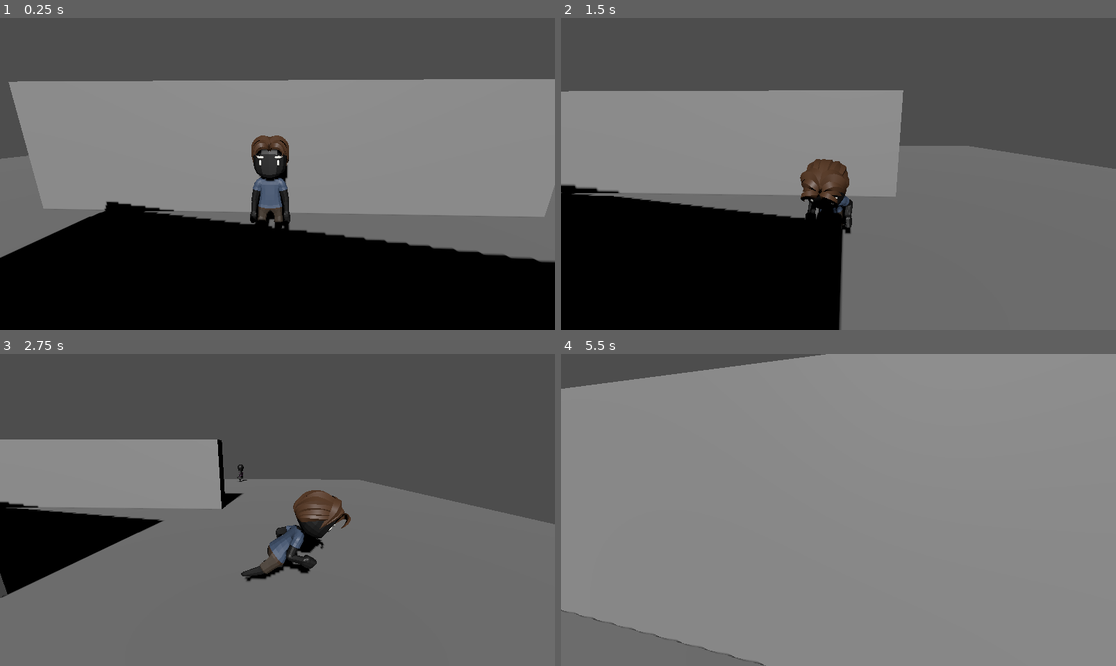
Above: before the commit, frames 1-4 (two rows, left to right).
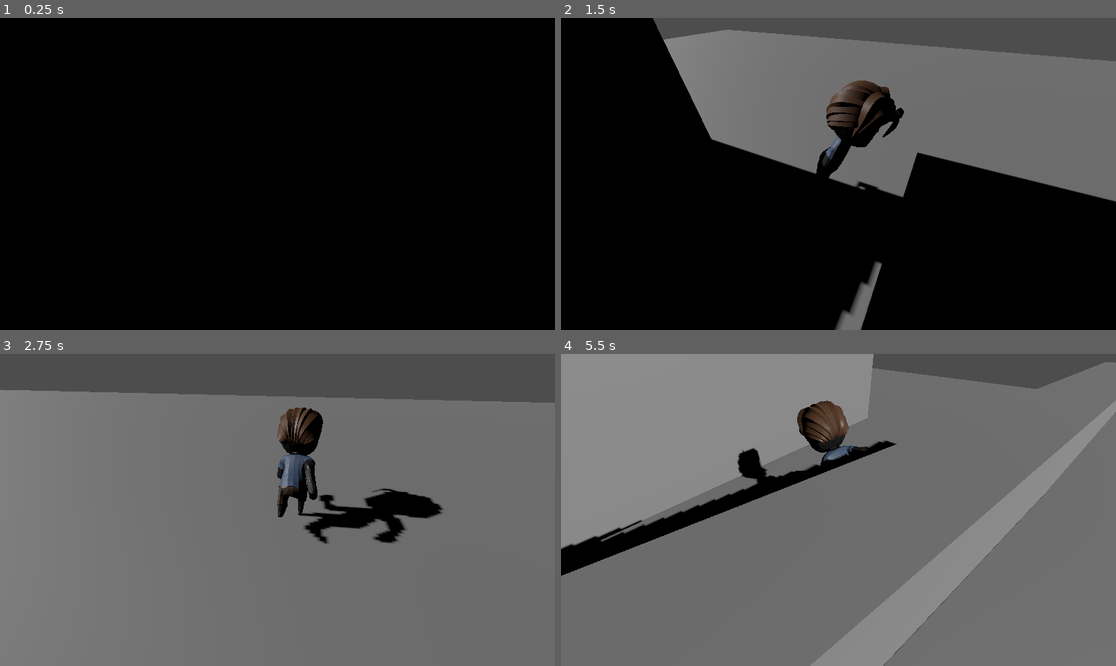
Above: after the commit, the same moments.

Repository: gregglrnt/catacombes
Game: Godot game, scene res://main.tscn
The game is run twice, just before and just after one commit, with the same random seed, the same clock (stepped at 60 frames per second) and the same inputs.
Inputs (mouse positions are in pixels of both pictures, inside the frame that each line leads up to):
- Up to frame 1 (0.25 s): no input
- Up to frame 2 (1.5 s): tap Enter (ui_accept) at 0.5, 0.6, 1.35 s; move the mouse to (960, 158) at 0.52 s; hold Right (move_right) 0.53-1.28 s; tap Space (jump) at 0.77 s; move the mouse to (727, 189) at 1.27 s; hold Down (move_back) from 1.28 s (still down)
- Up to frame 3 (2.75 s): tap Space (jump) at 1.52 s; move the mouse to (333, 441) at 2.02 s; release Down (move_back) at 2.03 s; hold Right (move_right) from 2.03 s (still down); tap Enter (ui_accept) at 2.1 s
- Up to frame 4 (5.5 s): move the mouse to (810, 572) at 2.77 s; release Right (move_right) at 2.78 s; hold Up (move_forward) 2.78-3.53 s; tap Enter (ui_accept) every 0.75 s from 2.85 to 5.1 s; tap Space (jump) at 3.02, 3.77, 4.52 s; move the mouse to (1005, 556) at 3.52 s; hold Left (move_left) 3.53-5.03 s; move the mouse to (672, 463) at 4.27 s; move the mouse to (866, 510) at 5.02 s; hold Down (move_back) from 5.03 s (still down)

The runs differ from the first frame. In frame 1, 69% of the frame differs, in the area x 0-100%, y 0-79%; in frame 2, 67%; in frame 3, 36%; in frame 4, 66%.

Commit message:
Commit de la première salle

Diff:
--- /dev/null
+++ b/CharacterBody3D.gd
@@ -0,0 +1,60 @@
+extends CharacterBody3D
+
+
+@export var  SPEED = 5.0
+const JUMP_VELOCITY = 4.5
+@export var sensivity = 0.3
+var fov = false
+var lerp_speed= 1
+
+
+func _ready():
+	Input.set_mouse_mode(Input.MOUSE_MODE_HIDDEN)
+	Input.set_mouse_mode(Input.MOUSE_MODE_CAPTURED)
+	DisplayServer.window_set_mode(DisplayServer.WINDOW_MODE_FULLSCREEN)
+
+# Get the gravity from the project settings to be synced with RigidBody nodes.
+var gravity = ProjectSettings.get_setting("physics/3d/default_gravity")
+
+
+func _input(event):
+	if event is InputEventMouseMotion:
+		$Camera.rotation_degrees.x -= event.relative.y * sensivity
+		$Camera.rotation_degrees.x = clamp($Camera.rotation_degrees.x, -90, 90)
+		rotation_degrees.y -= event.relative.x * sensivity
+
+func _physics_process(delta):
+	# Add the gravity.
+	if not is_on_floor():
+		velocity.y -= gravity * delta
+
+	# Handle Jump.
+	if Input.is_action_just_pressed("ui_accept") and is_on_floor():
+		velocity.y = JUMP_VELOCITY
+	if Input.is_action_pressed("RUN"):
+		$Camera.fov +=2
+		$Camera.fov = clamp($Camera.fov,85,110)
+		SPEED = 7.0
+	if  Input.is_action_just_released("RUN"):
+		$Camera.fov = 85
+		SPEED = 5.0
+
+	# Get the input direction and handle the movement/deceleration.
+	# As good practice, you should replace UI actions with custom gameplay actions.
+	var input_dir = Input.get_vector("ui_left", "ui_right", "ui_up", "ui_down")
+	var direction = (transform.basis * Vector3(input_dir.x, 0, input_dir.y)).normalized()
+	if direction:
+		velocity.x = direction.x * SPEED
+		velocity.z = direction.z * SPEED
+	else:
+		velocity.x = move_toward(velocity.x, 0, SPEED)
+		velocity.z = move_toward(velocity.z, 0, SPEED)
+
+	move_and_slide()
+
+
+func _on_area_3d_body_entered(body):
+	if body.name=="player":
+		get_tree().change_scene_to_file("res://node_3d.tscn")
+
+	pass # Replace with function body.
--- a/Player.gd
+++ b/Player.gd
@@ -16,13 +16,13 @@
 		return
 
 	var direction = Vector3.ZERO
+	if Input.is_action_pressed("move_left"):
+		direction.x += 1
 	if Input.is_action_pressed("move_right"):
-		direction.x += 1
-	if Input.is_action_pressed("move_left"):
 		direction.x -= 1
+	if Input.is_action_pressed("move_forward"):
+		direction.z += 1
 	if Input.is_action_pressed("move_back"):
-		direction.z += 1
-	if Input.is_action_pressed("move_forward"):
 		direction.z -= 1
 	if is_on_floor() and Input.is_action_pressed("jump"):
 		target_velocity.y = jump_impulse
--- /dev/null
+++ b/map.tscn
@@ -0,0 +1,3 @@
+[gd_scene format=3 uid="uid://djpth0hqpv0q1"]
+
+[node name="Node3D" type="Node3D"]
--- /dev/null
+++ b/node_3d.tscn
@@ -0,0 +1,135 @@
+[gd_scene load_steps=12 format=3 uid="uid://ci6qg7t1dmmmu"]
+
+[ext_resource type="PackedScene" uid="uid://3inn2imk6ytt" path="res://player.tscn" id="1_7xctj"]
+[ext_resource type="PackedScene" uid="uid://dv7qvyot2ov10" path="res://static_body_3d.tscn" id="2_doeps"]
+[ext_resource type="MeshLibrary" uid="uid://dwlhjxskbm2h5" path="res://meshLibrary.meshlib" id="3_7dob6"]
+[ext_resource type="PackedScene" uid="uid://b7mhnj6smncur" path="res://assets/wall.gltf.glb" id="3_m787y"]
+[ext_resource type="PackedScene" uid="uid://domlnph87644i" path="res://assets/stairs_wide.gltf.glb" id="5_7fqsd"]
+[ext_resource type="PackedScene" uid="uid://bifhdwotmixt1" path="res://assets/door_gate.gltf.glb" id="5_p46i8"]
+[ext_resource type="PackedScene" uid="uid://dgltt0fiod214" path="res://assets/wallCorner.gltf.glb" id="6_1s25b"]
+
+[sub_resource type="ProceduralSkyMaterial" id="ProceduralSkyMaterial_sac6i"]
+sky_top_color = Color(0.0745098, 0.486275, 0.658824, 1)
+sky_curve = 0.0699775
+ground_bottom_color = Color(0.180392, 0.67451, 0.937255, 1)
+ground_horizon_color = Color(1, 1, 1, 1)
+ground_curve = 0.0263903
+ground_energy_multiplier = 1.79
+sun_angle_max = 0.0
+sun_curve = 31.1904
+
+[sub_resource type="Sky" id="Sky_xac0c"]
+sky_material = SubResource("ProceduralSkyMaterial_sac6i")
+
+[sub_resource type="Environment" id="Environment_tq4cp"]
+background_mode = 2
+background_color = Color(1, 1, 1, 1)
+background_energy_multiplier = 3.87
+sky = SubResource("Sky_xac0c")
+ambient_light_source = 3
+ambient_light_color = Color(1, 1, 1, 1)
+ssr_enabled = true
+ssao_enabled = true
+ssao_radius = 1.32
+ssil_enabled = true
+ssil_radius = 8.37
+sdfgi_enabled = true
+sdfgi_use_occlusion = true
+sdfgi_cascades = 8
+sdfgi_energy = 0.15
+glow_enabled = true
+glow_normalized = true
+glow_intensity = 1.98
+glow_bloom = 0.39
+fog_enabled = true
+fog_light_color = Color(0.298039, 0.552941, 0.701961, 1)
+fog_light_energy = 3.06
+fog_sun_scatter = 1.0
+fog_density = 0.001
+
+[sub_resource type="BoxShape3D" id="BoxShape3D_lktsm"]
+size = Vector3(48.2826, 1, 72.301)
+
+[node name="Node3D" type="Node3D"]
+transform = Transform3D(1, 0, 0, 0, 1, 0, 0, 0, 1, 6.79957, 7.66016, -1.26396)
+
+[node name="ground" parent="." instance=ExtResource("2_doeps")]
+transform = Transform3D(0.762, 0, 0, 0, 14.9987, -0.0282033, 0, 0.19974, 2.11781, 1.10963, -4.15891, 8.62519)
+
+[node name="ground2" parent="." instance=ExtResource("2_doeps")]
+transform = Transform3D(0.508, 0, 0, 0, 9.99911, -0.0188022, 0, 0.13316, 1.41187, 1.11, -4.45, 29.621)
+
+[node name="WorldEnvironment" type="WorldEnvironment" parent="."]
+environment = SubResource("Environment_tq4cp")
+
+[node name="DirectionalLight3D" type="DirectionalLight3D" parent="."]
+transform = Transform3D(1, 0, 0, 0, 0.906617, 0.421954, 0, -0.421954, 0.906617, -0.482311, 3.79714, 7.65122)
+light_energy = 1.049
+light_indirect_energy = 13.253
+light_volumetric_fog_energy = 11.819
+light_angular_distance = 25.9
+shadow_enabled = true
+shadow_bias = 5.035
+shadow_normal_bias = 0.975
+shadow_transmittance_bias = -16.0
+shadow_opacity = 0.9
+shadow_blur = 0.0
+
+[node name="respawn collision" type="Area3D" parent="."]
+transform = Transform3D(-0.999957, -2.9975e-05, 0.00928442, 0, 0.999995, 0.00322851, -0.00928447, 0.00322837, -0.999952, 0.0372552, 3.18482, 3.69186)
+
+[node name="CollisionShape3D" type="CollisionShape3D" parent="respawn collision"]
+transform = Transform3D(10.5247, 1.27329e-11, -3.72529e-09, 2.91038e-11, 0.988295, 5.58794e-09, 2.23517e-08, -2.32831e-09, 4.30843, -2.98023e-08, -14.4009, -4.76837e-07)
+shape = SubResource("BoxShape3D_lktsm")
+
+[node name="GridMap2" type="GridMap" parent="."]
+transform = Transform3D(1.01, 0, 0, 0, 1.01, 0, 0, 0, 1.01, -1.3, -5, -4.2)
+mesh_library = ExtResource("3_7dob6")
+data = {
+"cells": PackedInt32Array(65534, 3, 0, 0, 3, 0, 2, 3, 0, 4, 3, 1)
+}
+metadata/_editor_floor_ = Vector3(0, -6, 0)
+
+[node name="GridMap" type="GridMap" parent="."]
+transform = Transform3D(-4.41485e-08, 0, 1.01, 0, 1.01, 0, -1.01, 0, -4.41485e-08, -17.16, -5, -4.2)
+mesh_library = ExtResource("3_7dob6")
+data = {
+"cells": PackedInt32Array(65532, 4, 1, 65530, 4, 0, 65528, 4, 0, 65526, 4, 0)
+}
+metadata/_editor_floor_ = Vector3(0, 8, 0)
+
+[node name="GridMap3" type="GridMap" parent="."]
+transform = Transform3D(-4.41485e-08, 0, 1.01, 0, 1.01, 0, -1.01, 0, -4.41485e-08, -5.35, -5, 14)
+mesh_library = ExtResource("3_7dob6")
+data = {
+"cells": PackedInt32Array(3, 6, 0, 1, 6, 0, 65535, 6, 0)
+}
+metadata/_editor_floor_ = Vector3(0, -2, 0)
+
+[node name="PlayerScene" parent="." instance=ExtResource("1_7xctj")]
+transform = Transform3D(1, 0, 0, 0, 1, 0, 0, 0, 1, 0, -3, 12)
+
+[node name="GridMap4" type="GridMap" parent="."]
+mesh_library = ExtResource("3_7dob6")
+metadata/_editor_floor_ = Vector3(0, -45, 0)
+
+[node name="stairs_wide_gltf" parent="." instance=ExtResource("5_7fqsd")]
+transform = Transform3D(1, 0, 0, 0, 1, 0, 0, 0, 1, 0, -4, 6.5)
+
+[node name="door_gate_gltf" parent="." instance=ExtResource("5_p46i8")]
+transform = Transform3D(1.5, 0, 0, 0, 1.5, 0, 0, 0, 1.5, -2.17765, -2.44185, 18.3352)
+
+[node name="wallCorner_gltf" parent="." instance=ExtResource("6_1s25b")]
+transform = Transform3D(-1, 0, -8.74228e-08, 0, 1, 0, 8.74228e-08, 0, -1, -8.05, -3.95, 18.964)
+
+[node name="wall_gltf" parent="." instance=ExtResource("3_m787y")]
+transform = Transform3D(1, 0, 0, 0, 1, 0, 0, 0, 1, -4.1, -3.91, 19)
+
+[node name="wall_gltf2" parent="." instance=ExtResource("3_m787y")]
+transform = Transform3D(1, 0, 0, 0, 1, 0, 0, 0, 1, 2.70043, -3.96016, 18.264)
+
+[node name="wallCorner_gltf2" parent="." instance=ExtResource("6_1s25b")]
+transform = Transform3D(-4.37114e-08, 0, -1, 0, 1, 0, 1, 0, -4.37114e-08, 7.80043, -3.96016, 18.264)
+
+[node name="wall_gltf3" parent="." instance=ExtResource("3_m787y")]
+transform = Transform3D(1, 0, 0, 0, 1, 0, 0, 0, 1, 5.20043, -3.96016, 18.264)
--- a/player.tscn
+++ b/player.tscn
@@ -1,7 +1,8 @@
-[gd_scene load_steps=4 format=3 uid="uid://3inn2imk6ytt"]
+[gd_scene load_steps=5 format=3 uid="uid://3inn2imk6ytt"]
 
 [ext_resource type="Script" path="res://Player.gd" id="1_dg2ty"]
 [ext_resource type="PackedScene" uid="uid://drg66phrnq4jy" path="res://assets/Casual_Male.gltf" id="2_s5tta"]
+[ext_resource type="Script" path="res://scripts/CameraFollow.gd" id="3_p77my"]
 
 [sub_resource type="SphereShape3D" id="SphereShape3D_x2of2"]
 radius = 1.5
@@ -45,6 +46,7 @@
 shape = SubResource("SphereShape3D_x2of2")
 
 [node name="Camera3D" type="Camera3D" parent="Player"]
-transform = Transform3D(0.999404, -0.0100984, 0.0330055, 0.00237405, 0.97409, 0.226147, -0.0344341, -0.225933, 0.973534, 0, 3.14022, 5.66365)
+transform = Transform3D(-0.996585, -0.0163619, 0.0809384, 0.0220069, 0.892097, 0.451308, -0.0795892, 0.451548, -0.88869, -0.663014, 3.53359, -3.87956)
+script = ExtResource("3_p77my")
 
 [editable path="Player/Pivot/Casual_Male"]
--- /dev/null
+++ b/scene_map.tscn
@@ -0,0 +1,3 @@
+[gd_scene format=3 uid="uid://c4ipe2v71gl1h"]
+
+[node name="Node3D" type="Node3D"]
--- /dev/null
+++ b/scripts/CameraFollow.gd
@@ -0,0 +1,25 @@
+extends Camera3D
+
+@export var distance = 6.0
+@export var height = 4.0
+
+# Called when the node enters the scene tree for the first time.
+func _ready():
+	set_physics_process(true)
+	set_as_top_level(true)
+
+
+# Called every frame. 'delta' is the elapsed time since the previous frame.
+func _process(delta):
+	var target = get_parent().get_global_transform().origin
+	var pos = get_global_transform().origin
+	var up = Vector3(0,1,0)
+
+	var offset = pos - target
+
+	offset = offset.normalized()*distance
+	offset.y = height
+
+	pos = target + offset
+
+	look_at_from_position(pos, target, up)
--- /dev/null
+++ b/static_body_3d.tscn
@@ -0,0 +1,20 @@
+[gd_scene load_steps=4 format=3 uid="uid://dv7qvyot2ov10"]
+
+[sub_resource type="StandardMaterial3D" id="StandardMaterial3D_ypqw4"]
+roughness = 0.0
+
+[sub_resource type="BoxMesh" id="BoxMesh_riwbi"]
+
+[sub_resource type="BoxShape3D" id="BoxShape3D_i3uvy"]
+
+[node name="StaticBody3D" type="StaticBody3D"]
+
+[node name="MeshInstance3D" type="MeshInstance3D" parent="."]
+transform = Transform3D(44.0156, 0, 0, 0, 0.0435149, 0, 0, 0, 14.8993, 0, 0, 0)
+material_override = SubResource("StandardMaterial3D_ypqw4")
+mesh = SubResource("BoxMesh_riwbi")
+skeleton = NodePath("../..")
+
+[node name="CollisionShape3D" type="CollisionShape3D" parent="."]
+transform = Transform3D(44.0156, 0, 0, 0, 0.0435149, 0, 0, 0, 14.8993, 0, 0, 0)
+shape = SubResource("BoxShape3D_i3uvy")
Binary file added: assets/door.gltf.glb
Not shown, added: assets/door.gltf.glb.import
Binary file added: assets/door_gate.gltf.glb
Not shown, added: assets/door_gate.gltf.glb.import
Binary file added: assets/floorDecoration_shatteredBricks.gltf.glb
Not shown, added: assets/floorDecoration_shatteredBricks.gltf.glb.import
Binary file added: assets/floorDecoration_tilesLarge.gltf.glb
Not shown, added: assets/floorDecoration_tilesLarge.gltf.glb.import
Binary file added: assets/floorDecoration_tilesSmall.gltf.glb
Not shown, added: assets/floorDecoration_tilesSmall.gltf.glb.import
Binary file added: assets/floorDecoration_wood.gltf.glb
Not shown, added: assets/floorDecoration_wood.gltf.glb.import
(and 61 more such lines)
